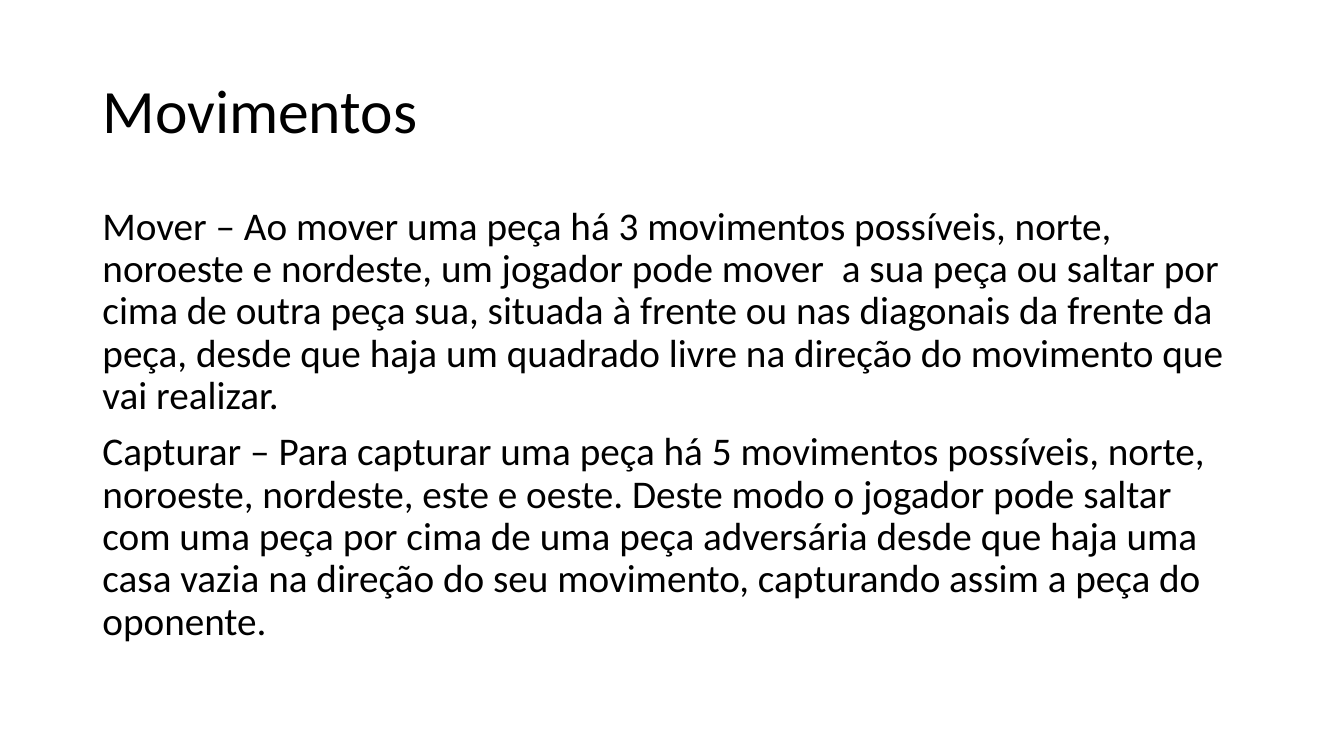
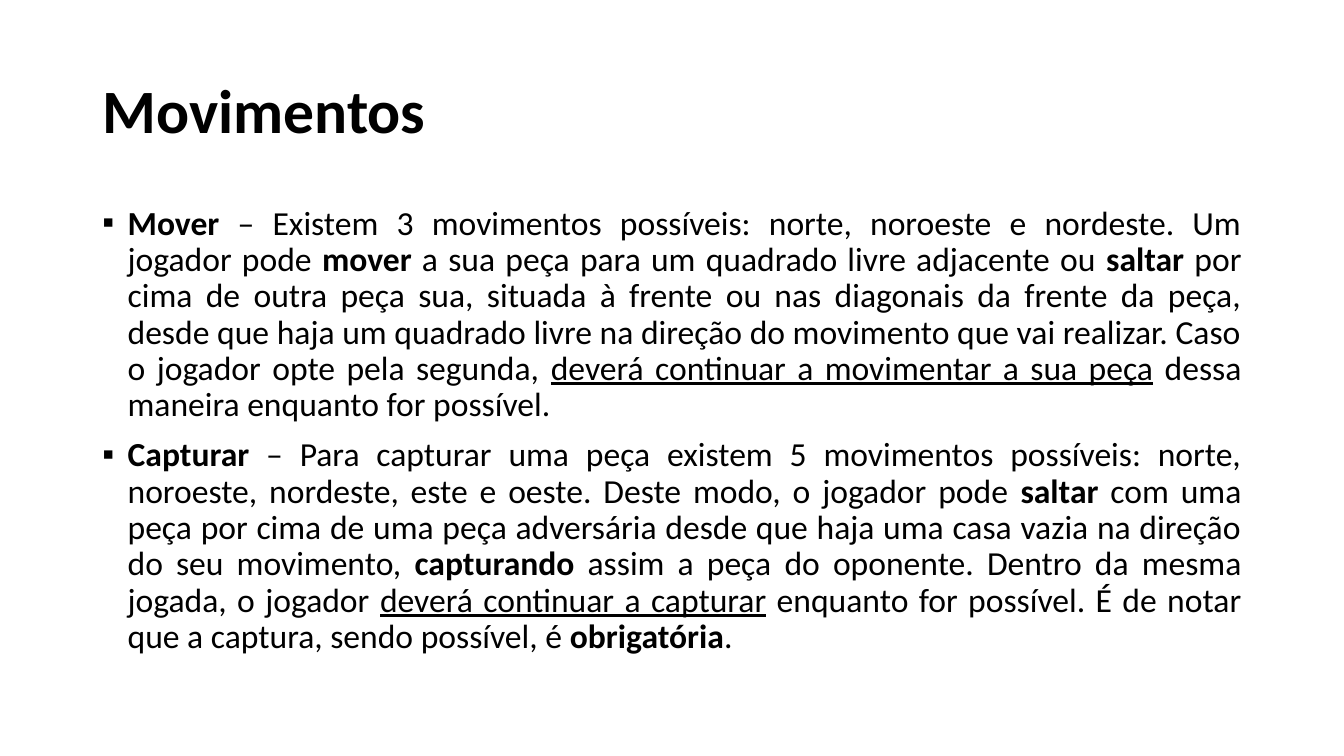
Before and after one commit to SergioDias47/Eximo, a slide deck: slide 3 of docs/IART-Eximo.pptx. Drawn at 1344x756 pixels with LibreOffice and Linux fonts; fonts in the diff are those of the drawing. Boxes give left, top, right and bottom in pixels: in the first picture for what was removed or moved away, otherwise in the second. Text is boxed around its words. In the diff, an @@ line names an element or a change of style, - is before the commit and + after.

```diff
--- a/docs/IART-Eximo.pptx
+++ b/docs/IART-Eximo.pptx
@@ title "Movimentos" at [102,89,425,134]: bold on @@
@@ text at [128,211,1242,654]: text changed; size 28 to 24 pt @@
-Mover – Ao mover uma peça há 3 movimentos possíveis, norte, noroeste e nordeste, um jogador pode mover a sua peça ou saltar por cima de outra peça sua, situada à frente ou nas diagonais da frente da peça, desde que haja um quadrado livre na direção do movimento que vai realizar.
-Capturar – Para capturar uma peça há 5 movimentos possíveis, norte, noroeste, nordeste, este e oeste. Deste modo o jogador pode saltar com uma peça por cima de uma peça adversária desde que haja uma casa vazia na direção do seu movimento, capturando assim a peça do oponente.
+▪ Mover – Existem 3 movimentos possíveis: norte, noroeste e nordeste. Um jogador pode mover a sua peça para um quadrado livre adjacente ou saltar por cima de outra peça sua, situada à frente ou nas diagonais da frente da peça, desde que haja um quadrado livre na direção do movimento que vai realizar. Caso o jogador opte pela segunda, deverá continuar a movimentar a sua peça dessa maneira enquanto for possível.
+▪ Capturar – Para capturar uma peça existem 5 movimentos possíveis: norte, noroeste, nordeste, este e oeste. Deste modo, o jogador pode saltar com uma peça por cima de uma peça adversária desde que haja uma casa vazia na direção do seu movimento, capturando assim a peça do oponente. Dentro da mesma jogada, o jogador deverá continuar a capturar enquanto for possível. É de notar que a captura, sendo possível, é obrigatória.
```
Also in this commit, not shown: 5 other slides changed.
